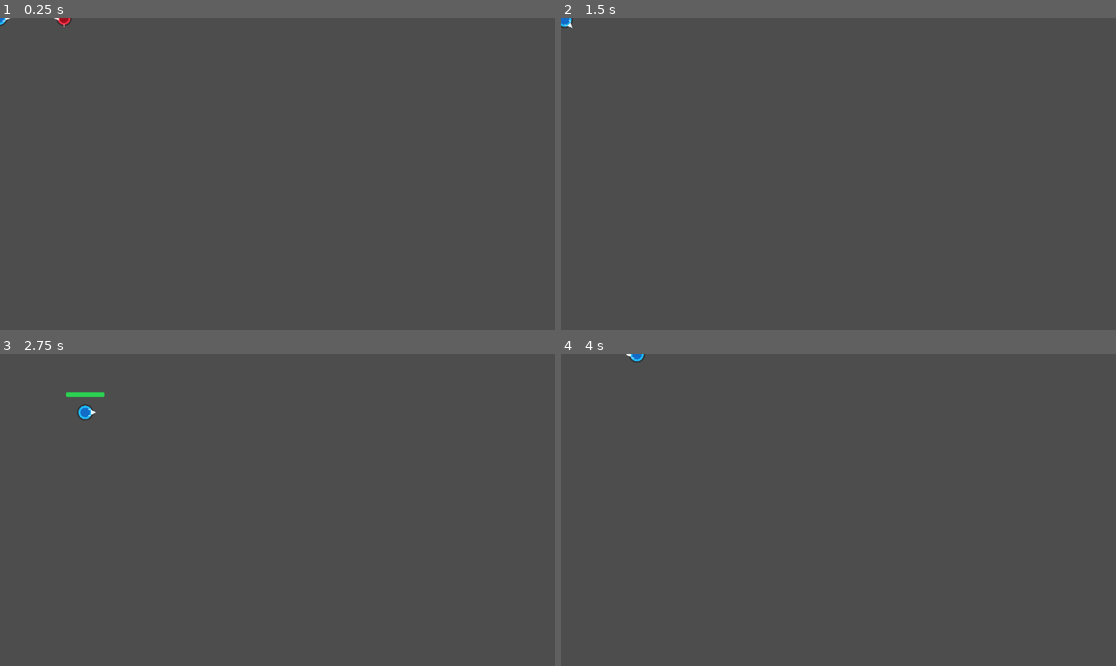
Above: before the commit, frames 1-4 (two rows, left to right).
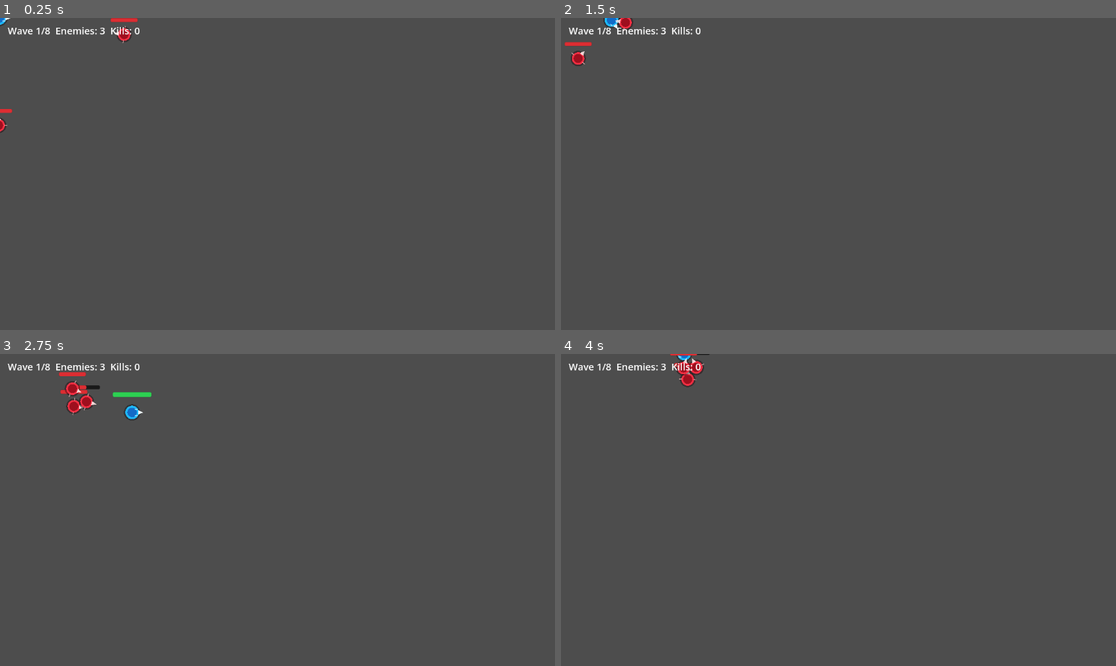
Above: after the commit, the same moments.

Repository: Excellund/AbyssalDescent
Game: Godot game, scene res://scenes/Main.tscn
Two runs of this game, one before a commit and one after it. Both use one fixed random seed, a clock stepped at 60 frames per second and the inputs below.
Inputs (mouse positions are in pixels of both pictures, inside the frame that each line leads up to):
- Up to frame 1 (0.25 s): no input
- Up to frame 2 (1.5 s): move the mouse to (960, 158) at 0.52 s; hold D (move_right) 0.53-1.28 s; click (960, 158) at 0.6 s; move the mouse to (727, 189) at 1.27 s; hold S (move_down) from 1.28 s (still down); click (727, 189) at 1.35 s
- Up to frame 3 (2.75 s): move the mouse to (333, 441) at 2.02 s; release S (move_down) at 2.03 s; hold D (move_right) from 2.03 s (still down); tap Space (dash) at 2.1 s; click (333, 441) at 2.3 s
- Up to frame 4 (4 s): move the mouse to (810, 572) at 2.77 s; release D (move_right) at 2.78 s; hold W (move_up) 2.78-3.53 s; click (810, 572) at 2.85 s; move the mouse to (1005, 556) at 3.52 s; hold A (move_left) from 3.53 s (still down); click (1005, 556) at 3.6 s

The runs differ from the first frame. In frame 1, 0.5% of the frame differs, in the area x 0-26%, y 0-37%; in frame 2, 0.6%; in frame 3, 1.1%, in the area x 1-28%, y 2-22%; in frame 4, 0.6%.

Commit message:
refactor: extract enemy archetypes

Diff:
--- a/scenes/Enemy.tscn
+++ b/scenes/Enemy.tscn
@@ -1,6 +1,4 @@
 [gd_scene format=3 uid="uid://dllhihwqi4oa7"]
-
-[ext_resource type="Script" uid="uid://2kdr05mq7jhy" path="res://scripts/enemy.gd" id="1_3gvst"]
 
 [sub_resource type="RectangleShape2D" id="RectangleShape2D_2qkhh"]
 size = Vector2(32, 32)
@@ -10,7 +8,6 @@
 
 [node name="Enemy" type="CharacterBody2D" unique_id=479285114]
 position = Vector2(0, 1)
-script = ExtResource("1_3gvst")
 
 [node name="CollisionShape2D" type="CollisionShape2D" parent="." unique_id=1867714868]
 shape = SubResource("RectangleShape2D_2qkhh")
--- a/scenes/Main.tscn
+++ b/scenes/Main.tscn
@@ -1,12 +1,9 @@
 [gd_scene format=3 uid="uid://duxot7tpxkfg6"]
 
 [ext_resource type="PackedScene" uid="uid://drax5neg5nl7r" path="res://scenes/Player.tscn" id="1_elqb8"]
-[ext_resource type="PackedScene" uid="uid://dllhihwqi4oa7" path="res://scenes/Enemy.tscn" id="2_rvslj"]
+[ext_resource type="Script" path="res://scripts/wave_manager.gd" id="2_jxm8r"]
 
 [node name="Main" type="Node2D" unique_id=1680556229]
+script = ExtResource("2_jxm8r")
 
 [node name="Player" parent="." unique_id=1831438957 instance=ExtResource("1_elqb8")]
-
-[node name="Enemy" parent="." unique_id=479285114 instance=ExtResource("2_rvslj")]
-position = Vector2(160, 1)
-target_path = NodePath("../Player")
--- a/scripts/enemy.gd
+++ b/scripts/enemy_base.gd
@@ -6,13 +6,6 @@
 signal died
 
 @export var target_path: NodePath
-@export var move_speed: float = 160.0
-@export var acceleration: float = 900.0
-@export var deceleration: float = 1200.0
-@export var stop_distance: float = 8.0
-@export var attack_range: float = 30.0
-@export var attack_damage: int = 10
-@export var attack_interval: float = 0.65
 @export var max_health: int = 40
 @export var health_bar_size: Vector2 = Vector2(56.0, 8.0)
 @export var health_bar_offset: Vector2 = Vector2(-28.0, -34.0)
@@ -20,7 +13,6 @@
 var target: Node2D
 var health_bar: ProgressBar
 var health_state
-var attack_cooldown_left: float = 0.0
 var attack_anim_time_left: float = 0.0
 var attack_anim_duration: float = 0.1
 var visual_facing_direction: Vector2 = Vector2.LEFT
@@ -41,14 +33,9 @@
 
 func _physics_process(delta: float) -> void:
 	_refresh_target_if_missing()
-	_update_attack_cooldown(delta)
 	_update_attack_animation(delta)
+	_process_behavior(delta)
 	_update_visual_facing_direction()
-	var desired_velocity := _get_desired_velocity()
-	var move_rate := acceleration if desired_velocity != Vector2.ZERO else deceleration
-	velocity = velocity.move_toward(desired_velocity, move_rate * delta)
-	move_and_slide()
-	_try_attack_target()
 
 func _refresh_target_if_missing() -> void:
 	if is_instance_valid(target):
@@ -56,32 +43,8 @@
 	if target_path != NodePath():
 		target = get_node_or_null(target_path) as Node2D
 
-func _get_desired_velocity() -> Vector2:
-	if not is_instance_valid(target):
-		return Vector2.ZERO
-	var to_target := target.global_position - global_position
-	if to_target.length() <= stop_distance:
-		return Vector2.ZERO
-	return to_target.normalized() * move_speed
-
-func _update_attack_cooldown(delta: float) -> void:
-	if attack_cooldown_left > 0.0:
-		attack_cooldown_left = maxf(0.0, attack_cooldown_left - delta)
-
-func _try_attack_target() -> void:
-	if not is_instance_valid(target):
-		return
-	if attack_cooldown_left > 0.0:
-		return
-	if not target.has_method("take_damage"):
-		return
-	if global_position.distance_to(target.global_position) > attack_range:
-		return
-
-	target.call("take_damage", attack_damage)
-	attack_cooldown_left = attack_interval
-	attack_anim_time_left = attack_anim_duration
-	queue_redraw()
+func _process_behavior(_delta: float) -> void:
+	pass
 
 func _update_attack_animation(delta: float) -> void:
 	if attack_anim_time_left > 0.0:
@@ -164,16 +127,13 @@
 		return max_health
 	return health_state.current_health
 
-func _draw() -> void:
-	var attack_t := 1.0 - (attack_anim_time_left / attack_anim_duration) if attack_anim_duration > 0.0 else 1.0
-	var attack_pulse := sin(attack_t * PI) * 1.8 if attack_anim_time_left > 0.0 else 0.0
-	var body_radius := 13.0 + attack_pulse
-	var facing := visual_facing_direction if visual_facing_direction != Vector2.ZERO else Vector2.LEFT
+func _draw_common_body(body_radius: float, body_color: Color, core_color: Color, facing: Vector2) -> void:
 	var side := Vector2(-facing.y, facing.x)
+	var outer_color := Color(0.12, 0.02, 0.04, 0.44)
 
-	draw_circle(Vector2.ZERO, body_radius + 3.0, Color(0.12, 0.02, 0.04, 0.44))
-	draw_circle(Vector2.ZERO, body_radius, Color(0.95, 0.18, 0.26, 1.0))
-	draw_circle(Vector2.ZERO, body_radius * 0.72, Color(0.62, 0.06, 0.12, 1.0))
+	draw_circle(Vector2.ZERO, body_radius + 3.0, outer_color)
+	draw_circle(Vector2.ZERO, body_radius, body_color)
+	draw_circle(Vector2.ZERO, body_radius * 0.72, core_color)
 
 	var horn_tip := facing * (body_radius + 8.0)
 	var horn_base := facing * (body_radius - 2.0)
@@ -185,3 +145,7 @@
 	var spike_r := -side * (body_radius - 1.0)
 	draw_line(spike_l, spike_l + side * 6.0, Color(0.95, 0.74, 0.74, 0.7), 1.8)
 	draw_line(spike_r, spike_r - side * 6.0, Color(0.95, 0.74, 0.74, 0.7), 1.8)
+
+func _get_attack_pulse() -> float:
+	var attack_t := 1.0 - (attack_anim_time_left / attack_anim_duration) if attack_anim_duration > 0.0 else 1.0
+	return sin(attack_t * PI) * 1.8 if attack_anim_time_left > 0.0 else 0.0
--- /dev/null
+++ b/scripts/enemy_charger.gd
@@ -0,0 +1,185 @@
+extends "res://scripts/enemy_base.gd"
+
+const STATE_SEEK := 0
+const STATE_WINDUP := 1
+const STATE_CHARGE := 2
+const STATE_RECOVER := 3
+
+@export var seek_speed: float = 92.0
+@export var acceleration: float = 900.0
+@export var deceleration: float = 1200.0
+@export var stop_distance: float = 8.0
+@export var trigger_range: float = 180.0
+@export var windup_time: float = 0.75
+@export var charge_speed: float = 410.0
+@export var charge_time: float = 0.34
+@export var recover_time: float = 0.6
+@export var charge_cooldown: float = 1.8
+@export var charge_damage: int = 18
+@export var path_width: float = 26.0
+
+var attack_cooldown_left: float = 0.0
+var charger_state: int = STATE_SEEK
+var charger_state_time_left: float = 0.0
+var charger_charge_direction: Vector2 = Vector2.LEFT
+var charger_charge_preview_length: float = 0.0
+var charger_charge_hit_applied: bool = false
+
+func _process_behavior(delta: float) -> void:
+	_update_attack_cooldown(delta)
+	_process_state_machine(delta)
+
+func _update_attack_cooldown(delta: float) -> void:
+	if attack_cooldown_left > 0.0:
+		attack_cooldown_left = maxf(0.0, attack_cooldown_left - delta)
+
+func _process_state_machine(delta: float) -> void:
+	if not is_instance_valid(target):
+		velocity = velocity.move_toward(Vector2.ZERO, deceleration * delta)
+		move_and_slide()
+		return
+
+	if charger_state == STATE_SEEK:
+		_process_seek_state(delta)
+		return
+
+	if charger_state == STATE_WINDUP:
+		_process_windup_state(delta)
+		return
+
+	if charger_state == STATE_CHARGE:
+		_process_charge_state(delta)
+		return
+
+	_process_recover_state(delta)
+
+func _get_seek_velocity() -> Vector2:
+	if not is_instance_valid(target):
+		return Vector2.ZERO
+	var to_target := target.global_position - global_position
+	if to_target.length() <= stop_distance:
+		return Vector2.ZERO
+	return to_target.normalized() * seek_speed
+
+func _process_seek_state(delta: float) -> void:
+	var desired_velocity := _get_seek_velocity()
+	var move_rate := acceleration if desired_velocity != Vector2.ZERO else deceleration
+	velocity = velocity.move_toward(desired_velocity, move_rate * delta)
+	move_and_slide()
+	if attack_cooldown_left <= 0.0 and global_position.distance_to(target.global_position) <= trigger_range:
+		_enter_windup_state()
+
+func _process_windup_state(delta: float) -> void:
+	velocity = velocity.move_toward(Vector2.ZERO, deceleration * delta)
+	move_and_slide()
+	charger_state_time_left = maxf(0.0, charger_state_time_left - delta)
+	if charger_state_time_left <= 0.0:
+		_enter_charge_state()
+
+func _process_charge_state(delta: float) -> void:
+	var from_pos := global_position
+	velocity = charger_charge_direction * charge_speed
+	move_and_slide()
+	var to_pos := global_position
+	_try_apply_charge_hit(from_pos, to_pos)
+	charger_state_time_left = maxf(0.0, charger_state_time_left - delta)
+	if charger_state_time_left <= 0.0:
+		_enter_recover_state()
+
+func _process_recover_state(delta: float) -> void:
+	velocity = velocity.move_toward(Vector2.ZERO, deceleration * delta)
+	move_and_slide()
+	charger_state_time_left = maxf(0.0, charger_state_time_left - delta)
+	if charger_state_time_left <= 0.0:
+		charger_state = STATE_SEEK
+
+func _enter_windup_state() -> void:
+	charger_state = STATE_WINDUP
+	charger_state_time_left = windup_time
+	charger_charge_hit_applied = false
+	var to_target := target.global_position - global_position
+	if to_target.length_squared() > 0.000001:
+		charger_charge_direction = to_target.normalized()
+	if charger_charge_direction.length_squared() <= 0.000001:
+		charger_charge_direction = visual_facing_direction
+	charger_charge_preview_length = charge_speed * charge_time
+	visual_facing_direction = charger_charge_direction
+	queue_redraw()
+
+func _enter_charge_state() -> void:
+	charger_state = STATE_CHARGE
+	charger_state_time_left = charge_time
+	visual_facing_direction = charger_charge_direction
+	queue_redraw()
+
+func _enter_recover_state() -> void:
+	charger_state = STATE_RECOVER
+	charger_state_time_left = recover_time
+	attack_cooldown_left = charge_cooldown
+	velocity *= 0.25
+	queue_redraw()
+
+func _try_apply_charge_hit(segment_start: Vector2, segment_end: Vector2) -> void:
+	if charger_charge_hit_applied:
+		return
+	if not is_instance_valid(target):
+		return
+	if not target.has_method("take_damage"):
+		return
+
+	var distance_to_path := _distance_point_to_segment(target.global_position, segment_start, segment_end)
+	if distance_to_path > path_width:
+		return
+
+	target.call("take_damage", charge_damage)
+	charger_charge_hit_applied = true
+	attack_anim_time_left = attack_anim_duration
+	queue_redraw()
+
+func _distance_point_to_segment(point: Vector2, segment_start: Vector2, segment_end: Vector2) -> float:
+	var segment := segment_end - segment_start
+	var segment_length_squared := segment.length_squared()
+	if segment_length_squared <= 0.000001:
+		return point.distance_to(segment_start)
+	var t := clampf((point - segment_start).dot(segment) / segment_length_squared, 0.0, 1.0)
+	var closest := segment_start + segment * t
+	return point.distance_to(closest)
+
+func _update_visual_facing_direction() -> void:
+	if charger_state == STATE_WINDUP or charger_state == STATE_CHARGE:
+		if charger_charge_direction.length_squared() > 0.000001:
+			visual_facing_direction = charger_charge_direction
+		queue_redraw()
+		return
+
+	if velocity.length_squared() > 1.0:
+		var move_facing := velocity.normalized()
+		var blended_facing := visual_facing_direction.slerp(move_facing, 0.28)
+		if blended_facing.length_squared() > 0.000001:
+			visual_facing_direction = blended_facing.normalized()
+		else:
+			visual_facing_direction = move_facing
+	queue_redraw()
+
+func _draw() -> void:
+	var attack_pulse := _get_attack_pulse()
+	var body_radius := 13.0 + attack_pulse
+	var facing := visual_facing_direction if visual_facing_direction != Vector2.ZERO else Vector2.LEFT
+	var body_color := Color(0.95, 0.64, 0.18, 1.0)
+	var core_color := Color(0.74, 0.4, 0.08, 1.0)
+
+	if charger_state == STATE_WINDUP:
+		var windup_phase := 1.0 - (charger_state_time_left / windup_time) if windup_time > 0.0 else 1.0
+		var pulse := 0.45 + sin(windup_phase * PI * 4.0) * 0.25
+		body_color = Color(1.0, 0.72, 0.25 + pulse * 0.1, 1.0)
+	if charger_state == STATE_CHARGE:
+		body_color = Color(1.0, 0.86, 0.35, 1.0)
+		core_color = Color(0.86, 0.54, 0.1, 1.0)
+
+	_draw_common_body(body_radius, body_color, core_color, facing)
+
+	if charger_state == STATE_WINDUP:
+		var preview_start := facing * (body_radius + 4.0)
+		var preview_end := preview_start + facing * charger_charge_preview_length
+		draw_line(preview_start, preview_end, Color(1.0, 0.82, 0.35, 0.78), 6.0)
+		draw_line(preview_start, preview_end, Color(1.0, 0.97, 0.72, 0.95), 2.0)
--- /dev/null
+++ b/scripts/enemy_chaser.gd
@@ -0,0 +1,54 @@
+extends "res://scripts/enemy_base.gd"
+
+@export var move_speed: float = 120.0
+@export var acceleration: float = 900.0
+@export var deceleration: float = 1200.0
+@export var stop_distance: float = 8.0
+@export var attack_range: float = 28.0
+@export var attack_damage: int = 10
+@export var attack_interval: float = 0.85
+
+var attack_cooldown_left: float = 0.0
+
+func _process_behavior(delta: float) -> void:
+	_update_attack_cooldown(delta)
+	var desired_velocity := _get_desired_velocity()
+	var move_rate := acceleration if desired_velocity != Vector2.ZERO else deceleration
+	velocity = velocity.move_toward(desired_velocity, move_rate * delta)
+	move_and_slide()
+	_try_attack_target()
+
+func _update_attack_cooldown(delta: float) -> void:
+	if attack_cooldown_left > 0.0:
+		attack_cooldown_left = maxf(0.0, attack_cooldown_left - delta)
+
+func _get_desired_velocity() -> Vector2:
+	if not is_instance_valid(target):
+		return Vector2.ZERO
+	var to_target := target.global_position - global_position
+	if to_target.length() <= stop_distance:
+		return Vector2.ZERO
+	return to_target.normalized() * move_speed
+
+func _try_attack_target() -> void:
+	if not is_instance_valid(target):
+		return
+	if attack_cooldown_left > 0.0:
+		return
+	if not target.has_method("take_damage"):
+		return
+	if global_position.distance_to(target.global_position) > attack_range:
+		return
+
+	target.call("take_damage", attack_damage)
+	attack_cooldown_left = attack_interval
+	attack_anim_time_left = attack_anim_duration
+	queue_redraw()
+
+func _draw() -> void:
+	var attack_pulse := _get_attack_pulse()
+	var body_radius := 13.0 + attack_pulse
+	var facing := visual_facing_direction if visual_facing_direction != Vector2.ZERO else Vector2.LEFT
+	var body_color := Color(0.95, 0.18, 0.26, 1.0)
+	var core_color := Color(0.62, 0.06, 0.12, 1.0)
+	_draw_common_body(body_radius, body_color, core_color, facing)
--- /dev/null
+++ b/scripts/wave_manager.gd
@@ -0,0 +1,113 @@
+extends Node2D
+
+const ENEMY_CHASER_SCRIPT := preload("res://scripts/enemy_chaser.gd")
+const ENEMY_CHARGER_SCRIPT := preload("res://scripts/enemy_charger.gd")
+
+@export var player_path: NodePath = NodePath("Player")
+@export var first_wave_count: int = 3
+@export var wave_growth: int = 1
+@export var max_wave_count: int = 20
+@export var max_waves: int = 8
+@export var time_between_waves: float = 1.8
+@export var spawn_radius_min: float = 180.0
+@export var spawn_radius_max: float = 340.0
+@export var charger_start_wave: int = 2
+@export_range(0.0, 1.0, 0.01) var charger_spawn_ratio: float = 0.25
+
+var player: Node2D
+var current_wave: int = 0
+var enemies_alive: int = 0
+var kills: int = 0
+var waiting_for_next_wave: bool = false
+var between_wave_timer: float = 0.0
+var hud_label: Label
+var rng := RandomNumberGenerator.new()
+
+func _ready() -> void:
+	rng.randomize()
+	player = get_node_or_null(player_path) as Node2D
+	_create_hud()
+	_start_next_wave()
+
+func _process(delta: float) -> void:
+	if waiting_for_next_wave:
+		between_wave_timer = maxf(0.0, between_wave_timer - delta)
+		if between_wave_timer <= 0.0:
+			waiting_for_next_wave = false
+			_start_next_wave()
+		else:
+			_update_hud()
+		return
+
+	if current_wave < max_waves and enemies_alive <= 0 and current_wave > 0:
+		waiting_for_next_wave = true
+		between_wave_timer = time_between_waves
+		_update_hud()
+
+func _start_next_wave() -> void:
+	if current_wave >= max_waves:
+		_update_hud()
+		return
+
+	current_wave += 1
+	var wave_size := mini(max_wave_count, first_wave_count + (current_wave - 1) * wave_growth)
+	for _i in range(wave_size):
+		_spawn_enemy()
+	_update_hud()
+
+func _spawn_enemy() -> void:
+	var is_charger := current_wave >= charger_start_wave and rng.randf() < charger_spawn_ratio
+	var enemy_script := ENEMY_CHARGER_SCRIPT if is_charger else ENEMY_CHASER_SCRIPT
+
+	var enemy := CharacterBody2D.new()
+	enemy.set_script(enemy_script)
+
+	var collision_shape := CollisionShape2D.new()
+	collision_shape.shape = CircleShape2D.new()
+	collision_shape.shape.radius = 13.0
+	enemy.add_child(collision_shape)
+
+	enemy.global_position = _pick_spawn_position()
+	enemy.set("target_path", NodePath("../Player"))
+	if enemy.has_signal("died"):
+		enemy.died.connect(_on_enemy_died)
+	add_child(enemy)
+	enemies_alive += 1
+
+func _pick_spawn_position() -> Vector2:
+	var center := Vector2.ZERO
+	if is_instance_valid(player):
+		center = player.global_position
+	var angle := rng.randf_range(0.0, TAU)
+	var radius := rng.randf_range(spawn_radius_min, spawn_radius_max)
+	return center + Vector2.RIGHT.rotated(angle) * radius
+
+func _on_enemy_died() -> void:
+	enemies_alive = maxi(0, enemies_alive - 1)
+	kills += 1
+	_update_hud()
+
+func _create_hud() -> void:
+	var layer := CanvasLayer.new()
+	layer.layer = 90
+	add_child(layer)
+
+	hud_label = Label.new()
+	hud_label.position = Vector2(16.0, 12.0)
+	hud_label.add_theme_font_size_override("font_size", 20)
+	layer.add_child(hud_label)
+	_update_hud()
+
+func _update_hud() -> void:
+	if hud_label == null:
+		return
+
+	if current_wave >= max_waves and enemies_alive <= 0:
+		hud_label.text = "Run Clear  Kills: %d" % kills
+		return
+
+	if waiting_for_next_wave:
+		hud_label.text = "Wave %d cleared  Next: %.1fs  Kills: %d" % [current_wave, between_wave_timer, kills]
+		return
+
+	hud_label.text = "Wave %d/%d  Enemies: %d  Kills: %d" % [maxi(1, current_wave), max_waves, enemies_alive, kills]
Not shown, removed: scripts/enemy.gd.uid
Not shown, added: scripts/enemy_base.gd.uid
Not shown, added: scripts/enemy_charger.gd.uid
Not shown, added: scripts/enemy_chaser.gd.uid
Not shown, added: scripts/wave_manager.gd.uid
